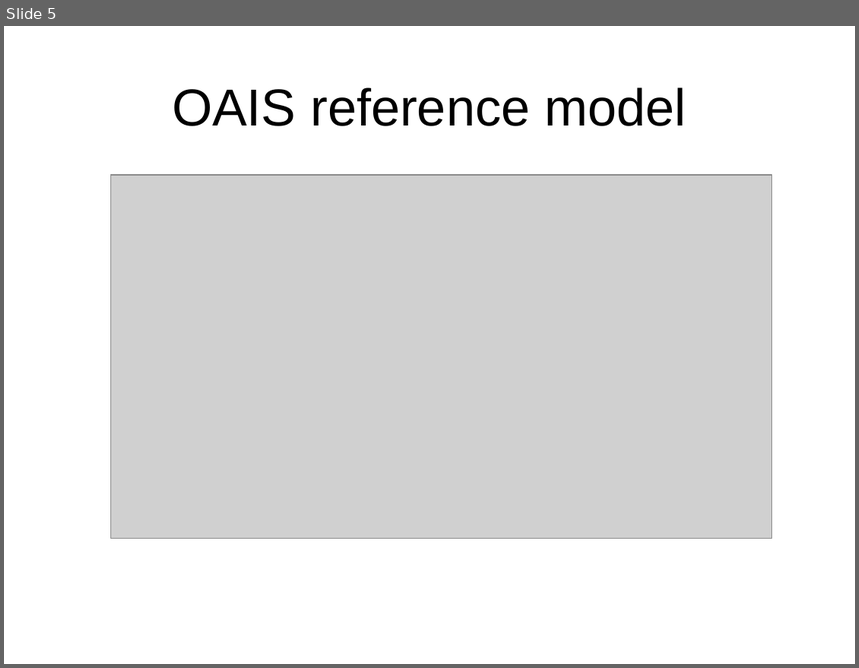
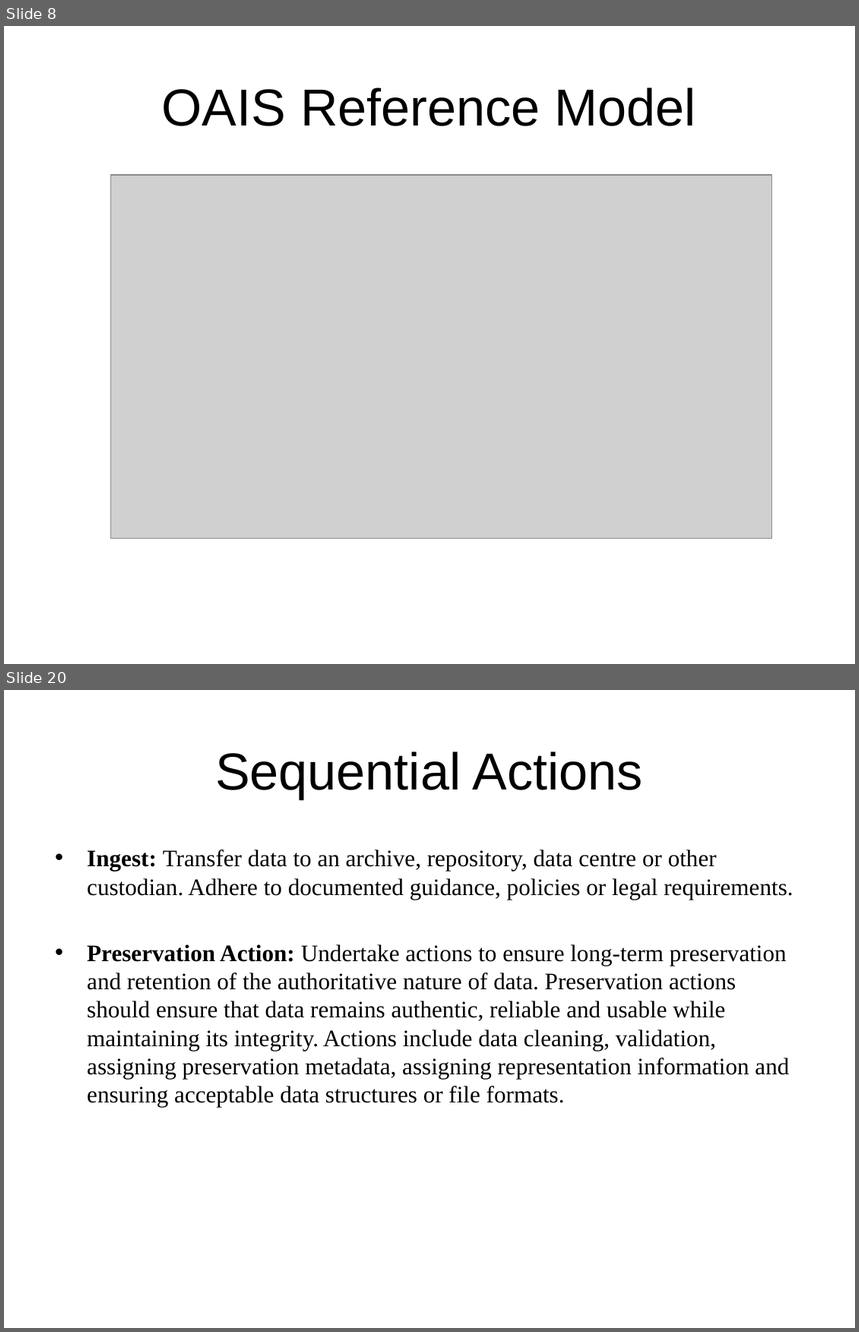
Before and after one commit to DataCurationWorkshop/HongKongCurationWorkshop, a slide deck: Day_1/Lectures/Day_1_Lecture_LifeCyclesIntro.pptx. Shown one above the other, each under a label of ours: slide 5 before the commit, slides 8 and 20 after it; the slides between them are not shown. The pictures are 859x668 and 859x1332 pixels, drawn with LibreOffice and Linux fonts; fonts in the diff are those of the drawing; grey boxes stand for pictures; background and template pictures are left out. Boxes give left, top, right and bottom in pixels: in the first picture for what was removed or moved away, otherwise in the second. Text is boxed around its words. In the diff, an @@ line names an element or a change of style, - is before the commit and + after.

```diff
--- a/Day_1/Lectures/Day_1_Lecture_LifeCyclesIntro.pptx
+++ b/Day_1/Lectures/Day_1_Lecture_LifeCyclesIntro.pptx
@@ slide 20 added at [4, 690, 855, 1328], background #FFFFFF @@
@@ title added at [215, 752, 643, 799], 44 pt, text #000000 @@
+Sequential Actions
@@ text added at [87, 850, 793, 1107], 20 pt, text #000000 @@
+• Ingest: Transfer data to an archive, repository, data centre or other custodian. Adhere to documented guidance, policies or legal requirements.
+• Preservation Action: Undertake actions to ensure long-term preservation and retention of the authoritative nature of data. Preservation actions should ensure that data remains authentic, reliable and usable while maintaining its integrity. Actions include data cleaning, validation, assigning preservation metadata, assigning representation information and ensuring acceptable data structures or file formats.
@@ what was slide 5 is now slide 8 @@
@@ slide 8 changed as well @@
@@ title at [162, 88, 696, 126]: text changed @@
-OAIS reference model
+OAIS Reference Model
```
Also in this commit, not shown: 4 other slides changed, 25 other slides added, 1 slide removed, 2 other files.
